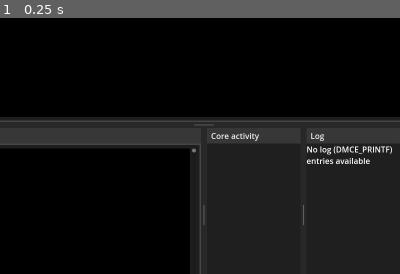
Above: before the commit, frame 1.
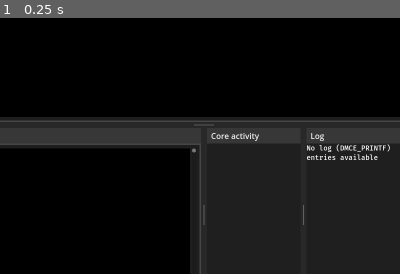
Above: after the commit, the same moment.

Repository: PatrikAAberg/dmce-gui
Game: Godot game, scene res://scene_controller.tscn
Same seed, same stepped clock (60 frames per second), same inputs: the game is played once before the commit and once after it.
Inputs:
- Up to frame 1 (0.25 s): no input
The pictures show only the part of the screen within x 24-74%, y 44-94%; the shares and areas given below are measured in that part.

The runs differ from the first frame. In frame 1, 0.8% of the frame differs, in the area x 76-98%, y 49-58%.

Commit message:
trace: clickable log entries

Diff:
--- a/dmcetraceGUI/TraceGUI.gd
+++ b/dmcetraceGUI/TraceGUI.gd
@@ -112,6 +112,7 @@
 var SrcPopOutButton
 var HSplitSrcVars
 var LogTabContainer
+var LogRichTextLabel
 var CoreActivityTabContainer
 
 func Activate():
@@ -437,6 +438,7 @@
 	tracetmp.SrcStepList = [null, null, null]
 	tracetmp.FindAllMarkers = []
 	tracetmp.HexDump = []
+	tracetmp.LogPrintf = ""
 	tracetmp.HexDumpRaw = []
 	tracetmp.HexDumpTraceEntry = []
 	tracetmp.HexDumpTraceEntryIndex = []
@@ -494,6 +496,9 @@
 				tracetmp.HexDump.append(null)
 				tracetmp.HexDumpRaw.append(null)
 				tracetmp.HexDumpTraceEntry.append(null)
+			if "dmce_printf" in function:
+				var out = str(ts) + ":" + str(core) + ":" + sline[6].rstrip("\n")
+				tracetmp.LogPrintf += "[url=" + str(len(tracetmp.tracebuffer)) + "]" + out + "[/url]\n"
 
 			var m = re_get_probenbr.search(line)
 			tracetmp.TimestampsPerCore[core].append(ts)
@@ -715,6 +720,7 @@
 	LogTabContainer = get_node("Background/VSplitTop/VSplitBot/TCMovieHSplitContainer/HistoCoreActivityHSplitContainer/LogCoreActivityHSplitContainer/LogTabContainer")
 	CoreActivityTabContainer = get_node("Background/VSplitTop/VSplitBot/TCMovieHSplitContainer/HistoCoreActivityHSplitContainer/LogCoreActivityHSplitContainer/CoreActivityTabContainer")
 	SrcViewScrollBar = SrcView.get_v_scroll_bar()
+	LogRichTextLabel = get_node("Background/VSplitTop/VSplitBot/TCMovieHSplitContainer/HistoCoreActivityHSplitContainer/LogCoreActivityHSplitContainer/LogTabContainer/LogRichTextLabel")
 
 	re_remove_probe = RegEx.new()
 	re_remove_probe.compile("\\(DMCE_PROBE.*?\\),")      #\d*(.*?),")
@@ -748,6 +754,7 @@
 	ShowSrcButton.pressed.connect(self._show_src_button_pressed)
 	SrcPopOutButton.pressed.connect(self._src_pop_out_button_pressed)
 	ShowLogButton.pressed.connect(self._show_log_button_pressed)
+	LogRichTextLabel.meta_clicked.connect(self._log_meta_clicked)
 
 	TChartTab.set_tab_title(0, "Cores")
 	FTab.set_tab_title(0, "Functions")
@@ -1324,6 +1331,9 @@
 	UpdateTimeLine()
 	UpdateMarkers()
 
+func _log_meta_clicked(meta):
+	_trace_view_meta_clicked(meta)
+
 func _trace_view_meta_clicked(meta):
 	Trace[TActive].index = int(meta)
 	TraceViewScrollTop = Trace[TActive].index - int(TraceViewVisibleLines / 2)
@@ -1573,6 +1583,8 @@
 	MovieChart.Update()
 	CoreActivity.Update()
 	PopulateViews(SRC | INFO | TRACE)
+	# Log view
+	LogRichTextLabel.text = Trace[TActive].LogPrintf
 	TCoreLabels.Init(self)
 	FuncVScrollBar.value = Trace[TActive].FuncVScrollBarIndex
 	if len(Trace[TActive].HexDumpTraceEntryIndex) > 0:
--- a/dmcetraceGUI/TraceGUI.tscn
+++ b/dmcetraceGUI/TraceGUI.tscn
@@ -365,6 +365,8 @@
 [node name="CoreActivityRichTextLabel" type="RichTextLabel" parent="Background/VSplitTop/VSplitBot/TCMovieHSplitContainer/HistoCoreActivityHSplitContainer/LogCoreActivityHSplitContainer/CoreActivityTabContainer"]
 layout_mode = 2
 size_flags_horizontal = 3
+theme_override_fonts/normal_font = ExtResource("3_wmipt")
+theme_override_font_sizes/normal_font_size = 14
 bbcode_enabled = true
 autowrap_mode = 0
 meta_underlined = false
@@ -379,7 +381,12 @@
 
 [node name="LogRichTextLabel" type="RichTextLabel" parent="Background/VSplitTop/VSplitBot/TCMovieHSplitContainer/HistoCoreActivityHSplitContainer/LogCoreActivityHSplitContainer/LogTabContainer"]
 layout_mode = 2
+theme_override_fonts/normal_font = ExtResource("3_wmipt")
+theme_override_font_sizes/normal_font_size = 14
+bbcode_enabled = true
 text = "No log (DMCE_PRINTF) entries available"
+meta_underlined = false
+hint_underlined = false
 
 [node name="MovieContainer" type="VBoxContainer" parent="Background/VSplitTop/VSplitBot/TCMovieHSplitContainer/HistoCoreActivityHSplitContainer"]
 layout_mode = 2
